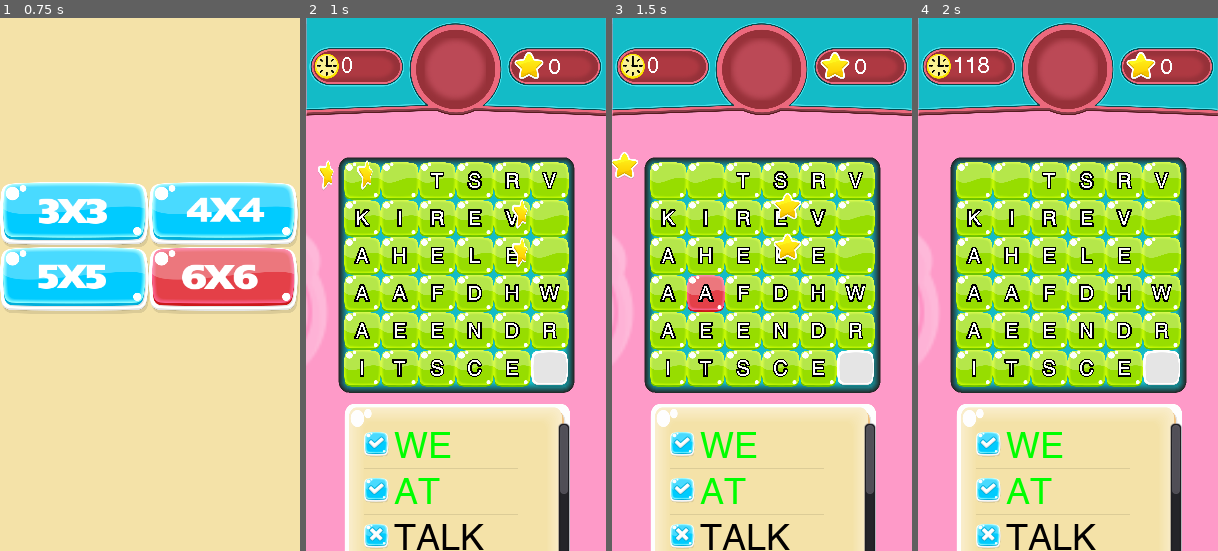
Above: before the commit, frames 1-4 (left to right).
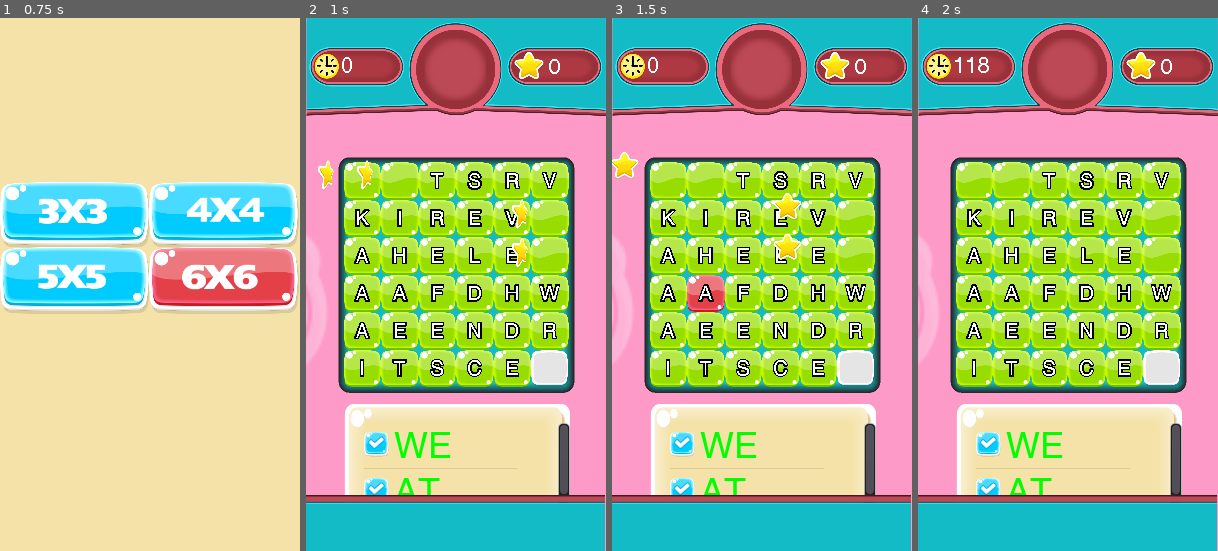
Above: after the commit, the same moments.

Repository: ahmetilgin/WordFinding
Game: Godot game, scene res://MainMenu.tscn
Same seed, same stepped clock (60 frames per second), same inputs: the game is played once before the commit and once after it.
Inputs (mouse positions are in pixels of both pictures, inside the frame that each line leads up to):
- Up to frame 1 (0.75 s): tap Enter at 0.5 s; move the mouse to (216, 257) at 0.52 s; click (216, 257) at 0.67 s
- Up to frame 2 (1 s): no input
- Up to frame 3 (1.5 s): move the mouse to (702, 311) at 1.27 s; click (702, 311) at 1.42 s
- Up to frame 4 (2 s): no input

Frame 1 is identical in both runs. In frame 2, 10% of the frame differs, in the area x 0-100%, y 89-100%; in frame 3, 10%; in frame 4, 10%.

Commit message:
bazı değişiklikler

Diff:
--- a/LevelFinish.gd
+++ b/LevelFinish.gd
@@ -8,6 +8,15 @@
 
 # Called when the node enters the scene tree for the first time.
 func _ready():
+
+	var popup_size = $LevelFinish/TextureRect.get_texture().get_size()
+
+	var popup_oran = OS.window_size / popup_size
+
+	$ColorRect.set_global_position(Vector2(0, 0 ))
+	$LevelFinish.rect_scale.x =2 * popup_oran.x / 3
+	$LevelFinish.rect_scale.y =2 * popup_oran.x / 3
+	$LevelFinish.set_global_position(Vector2(OS.window_size.x /2  , OS.window_size.y /2  ))
 	pass # Replace with function body.
 
 
--- a/LevelFinish.tscn
+++ b/LevelFinish.tscn
@@ -24,11 +24,12 @@
 
 [node name="ColorRect" type="ColorRect" parent="."]
 visible = false
-margin_left = -127.399
-margin_top = -115.817
-margin_right = -87.3985
-margin_bottom = -75.8168
-rect_scale = Vector2( 18.9112, 58.3489 )
+margin_left = -882.498
+margin_top = -538.673
+margin_right = -832.498
+margin_bottom = -488.673
+rect_scale = Vector2( 50, 50 )
+rect_pivot_offset = Vector2( -0.0145483, -0.0359873 )
 color = Color( 0, 0, 0, 0.584314 )
 __meta__ = {
 "_edit_use_anchors_": false
@@ -45,10 +46,10 @@
 }
 
 [node name="TextureRect" type="TextureRect" parent="LevelFinish"]
-margin_left = 59.7445
-margin_top = 62.7445
-margin_right = 774.744
-margin_bottom = 966.744
+margin_left = -174.34
+margin_top = -227.876
+margin_right = 540.66
+margin_bottom = 676.123
 rect_scale = Vector2( 0.492379, 0.504383 )
 texture = ExtResource( 1 )
 stretch_mode = 1
@@ -57,16 +58,16 @@
 }
 
 [node name="LevelSelect" type="TouchScreenButton" parent="LevelFinish"]
-position = Vector2( 111.262, 439.07 )
+position = Vector2( -125.076, 148.519 )
 scale = Vector2( 0.4, 0.4 )
 normal = ExtResource( 10 )
 pressed = ExtResource( 6 )
 
 [node name="TotalStar" type="RichTextLabel" parent="LevelFinish"]
-margin_left = 277.832
-margin_top = 216.022
-margin_right = 477.832
-margin_bottom = 366.022
+margin_left = 41.4942
+margin_top = -74.5287
+margin_right = 241.494
+margin_bottom = 75.4713
 rect_clip_content = false
 custom_fonts/normal_font = SubResource( 1 )
 text = "0"
@@ -75,7 +76,7 @@
 }
 
 [node name="MainMenu" type="TouchScreenButton" parent="LevelFinish"]
-position = Vector2( 300.404, 438.634 )
+position = Vector2( 64.0662, 148.083 )
 scale = Vector2( 0.4, 0.4 )
 normal = ExtResource( 2 )
 pressed = ExtResource( 9 )
@@ -84,7 +85,7 @@
 }
 
 [node name="Restart" type="TouchScreenButton" parent="LevelFinish"]
-position = Vector2( 206.625, 438.634 )
+position = Vector2( -29.7128, 148.083 )
 scale = Vector2( 0.4, 0.4 )
 normal = ExtResource( 8 )
 pressed = ExtResource( 7 )
--- a/MainMenu.gd
+++ b/MainMenu.gd
@@ -9,10 +9,14 @@
 # Called when the node enters the scene tree for the first time.
 func _ready():
 	var size = $Node.get_node("3x3").get_texture().get_size()  * 2 + Vector2(3,3)
+	var bg_size = $Background.get_texture().get_size()
 	var oran = OS.window_size / size
+	var bg_oran = OS.window_size / bg_size
 	$Node.scale.x = oran.x
 	$Node.scale.y = oran.x
 	$Node.set_global_position(Vector2(0,OS.window_size.y/ 2 - size.y / 4 ))
+	$Background.rect_size.x = bg_oran.x
+	$Background.rect_size.y = bg_oran.y
 	pass # Replace with function body.
 
 
--- a/MainMenu.tscn
+++ b/MainMenu.tscn
@@ -12,7 +12,7 @@
 [node name="MainMenu" type="Node2D"]
 script = ExtResource( 3 )
 
-[node name="TextureRect" type="TextureRect" parent="."]
+[node name="Background" type="TextureRect" parent="."]
 margin_left = -476.245
 margin_top = -546.087
 margin_right = -113.245
--- a/game.gd
+++ b/game.gd
@@ -91,8 +91,12 @@
 	$ScoreTexture.set_global_position($Camera2D.get_global_position())
 	$ScoreTexture.scale.x =  score_texture_orani.x
 	$ScoreTexture.scale.y =  score_texture_orani.x
-
-	$ButtonTexture.global_position.y += $Camera2D.position.y
+	var button_texture_size = $ButtonTexture.get_texture().get_size()
+	var button_texture_orani = OS.window_size / score_texture_size
+	$ButtonTexture.set_global_position(Vector2(0,$Camera2D.get_global_position().y + OS.window_size.y - (button_texture_size.y * button_texture_orani.x)))
+	$ButtonTexture.scale.x = button_texture_orani.x
+	$ButtonTexture.scale.y = button_texture_orani.x
+
 
 #	$ButtonTexture.scale *= screen_size_calibration.x
 
--- a/game.tscn
+++ b/game.tscn
@@ -122,8 +122,6 @@
 current = true
 
 [node name="ButtonTexture" type="Sprite" parent="."]
-position = Vector2( -101.112, 1046.42 )
-scale = Vector2( 0.5, 0.5 )
 texture = ExtResource( 4 )
 centered = false
 
